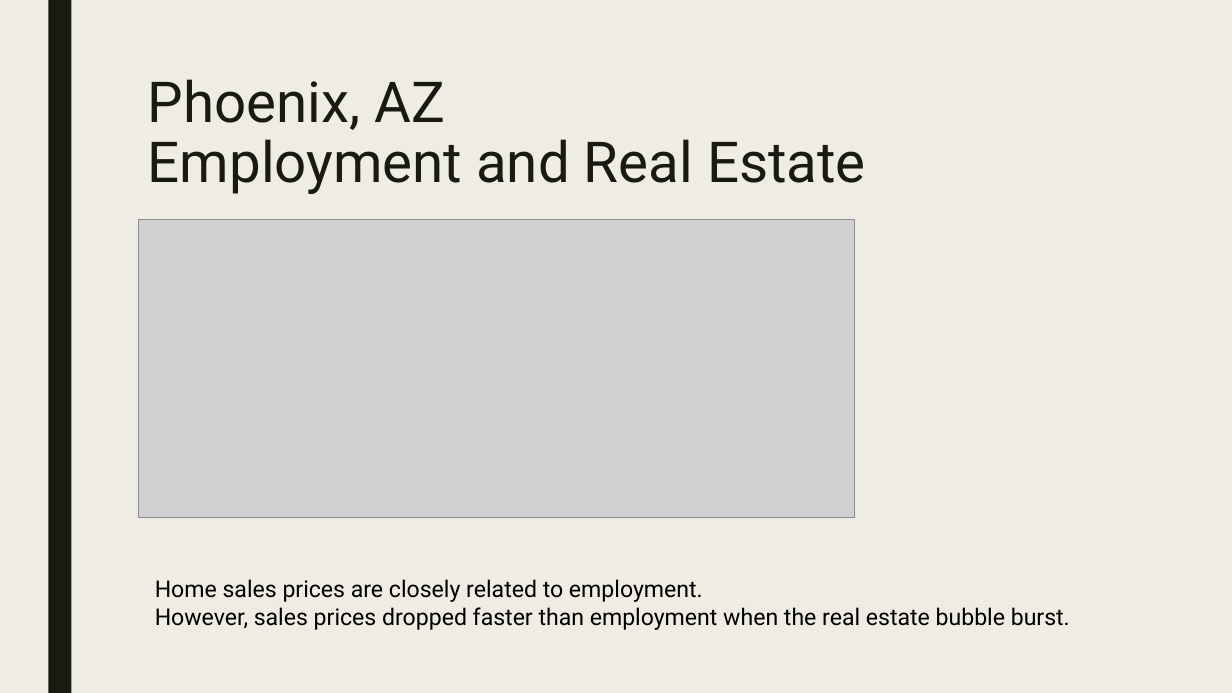
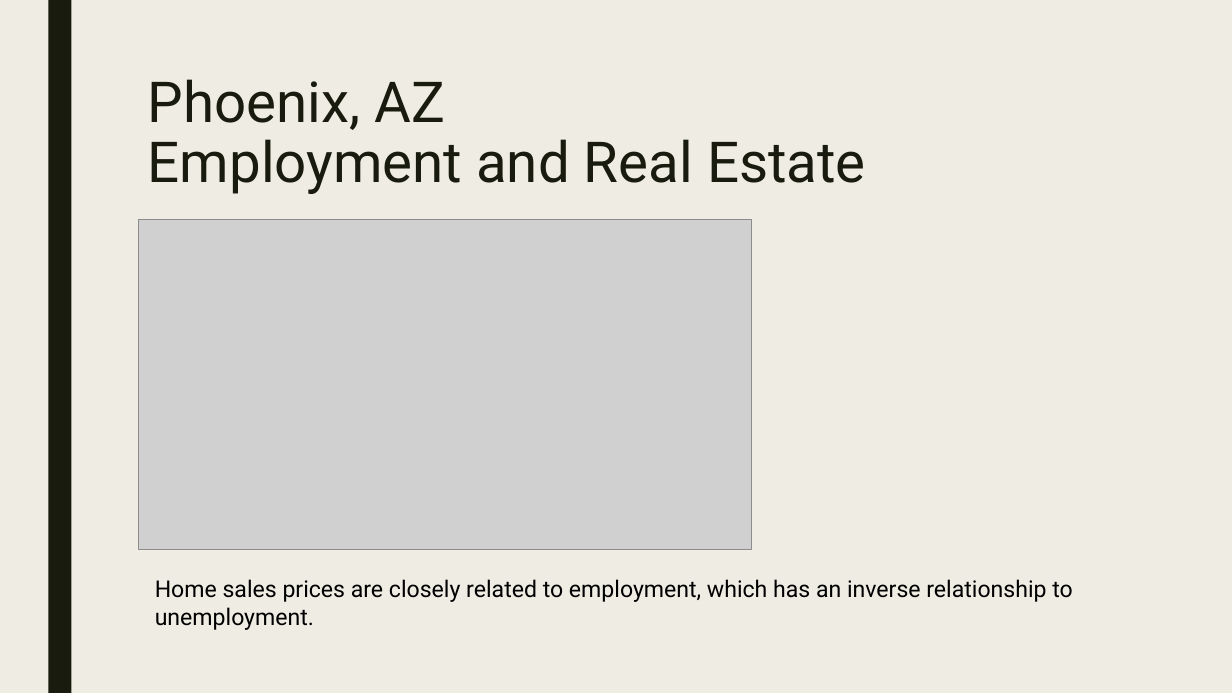
Before and after one commit to janinewhite/Proletariats, a slide deck: slide 8 of Presentation/Analysis of Phoenix AZ Real Estate Trends.pptx. Drawn at 1232x693 pixels with LibreOffice and Linux fonts; fonts in the diff are those of the drawing; grey boxes stand for pictures. Boxes give left, top, right and bottom in pixels: in the first picture for what was removed or moved away, otherwise in the second. Text is boxed around its words. In the diff, an @@ line names an element or a change of style, - is before the commit and + after.

Commit message:
Update Analysis of Phoenix AZ Real Estate Trends.pptx
Added employment graph

```diff
--- a/Presentation/Analysis of Phoenix AZ Real Estate Trends.pptx
+++ b/Presentation/Analysis of Phoenix AZ Real Estate Trends.pptx
@@ picture: place and size @@
-picture at [139, 220, 855, 518]
+picture at [139, 220, 752, 550]
@@ text at [155, 579, 1072, 630]: text changed @@
-Home sales prices are closely related to employment.
-However, sales prices dropped faster than employment when the real estate bubble burst.
+Home sales prices are closely related to employment, which has an inverse relationship to unemployment.
```
Also in this commit, not shown: 1 other slide changed.
